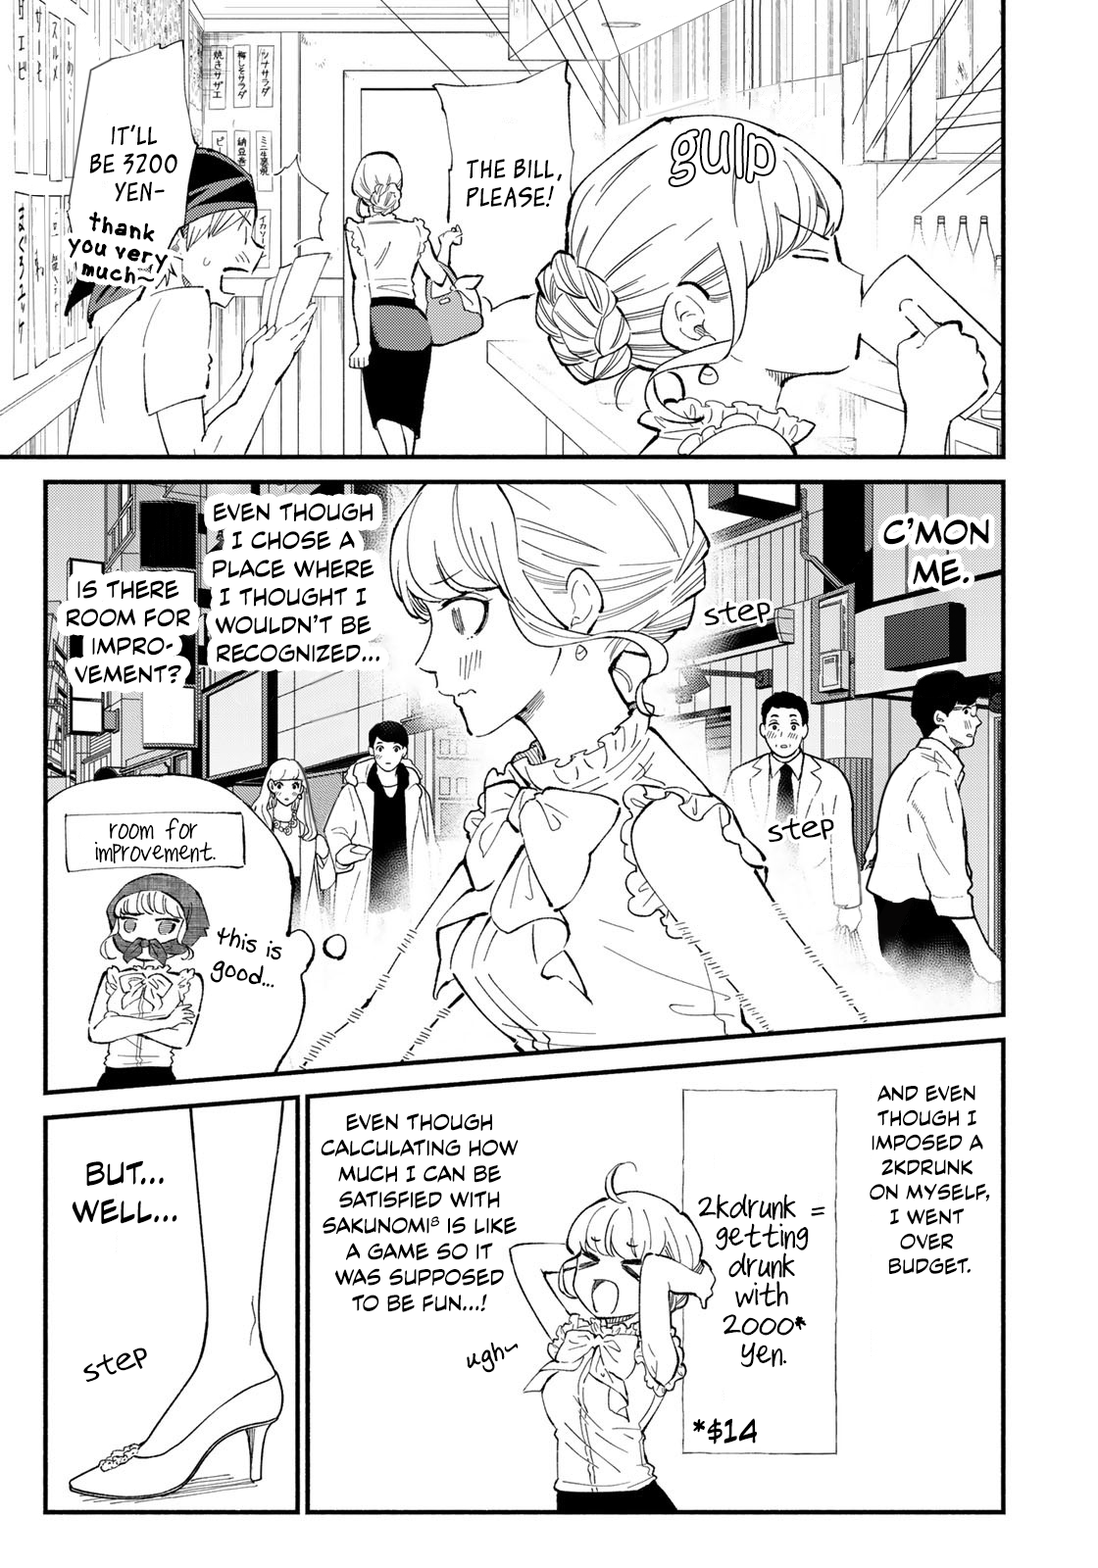
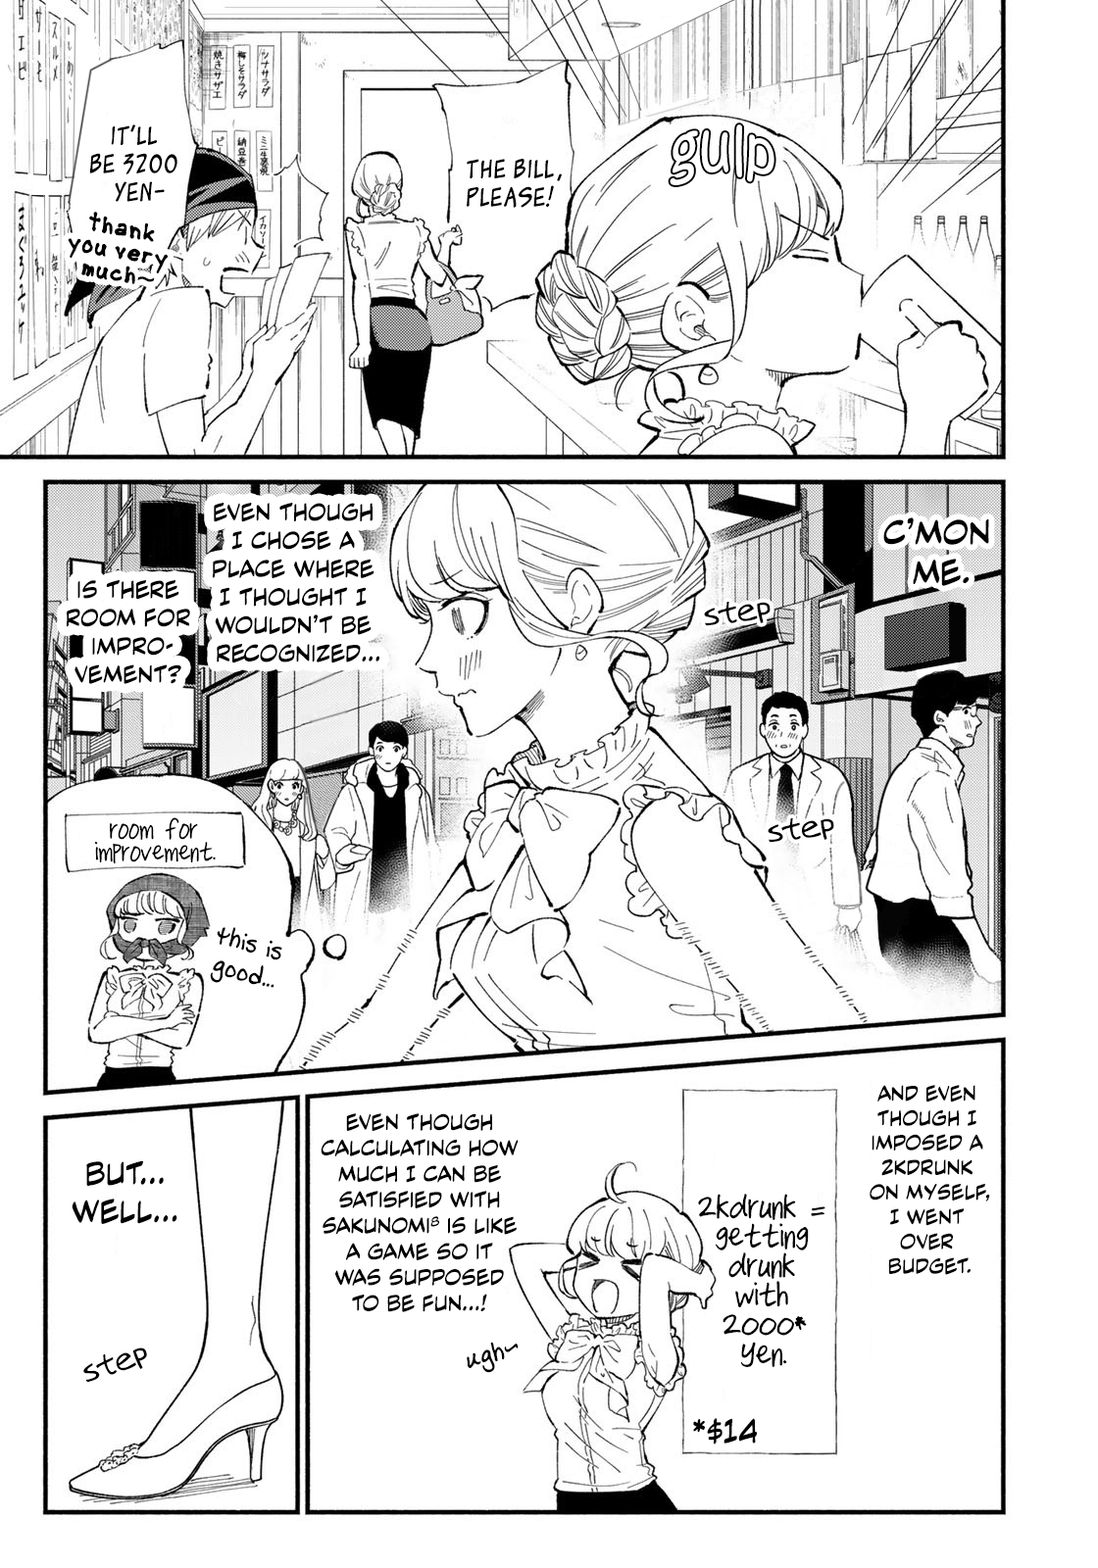
Two versions of the same layered image (1098x1568). Layer-by-layer changes:
renamed "Layer 2" to "Layer 5", moved it above "line", painted on it over [833, 780, 922, 911]
painted on "line" over [833, 780, 922, 910]
renamed "Layer 3" to "Layer 4", painted on it over [833, 780, 922, 911]